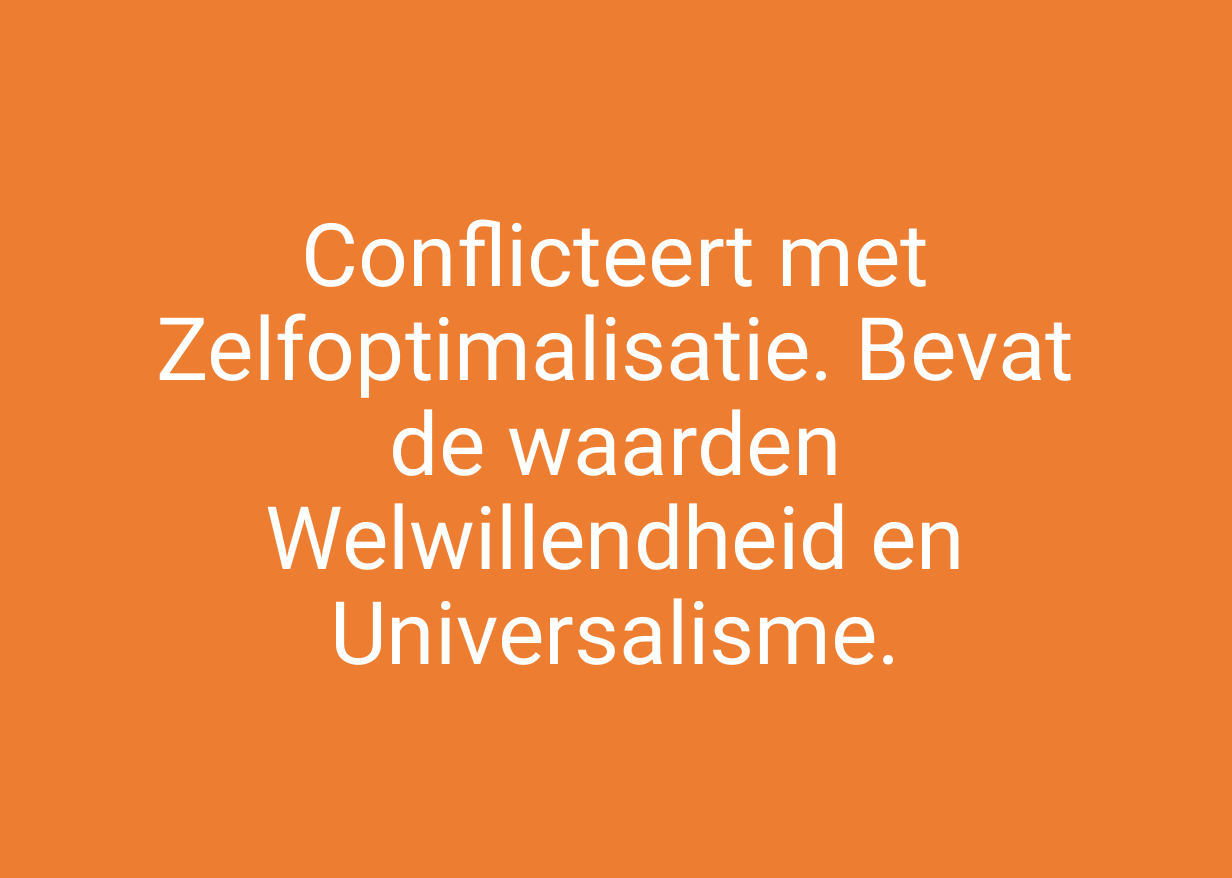
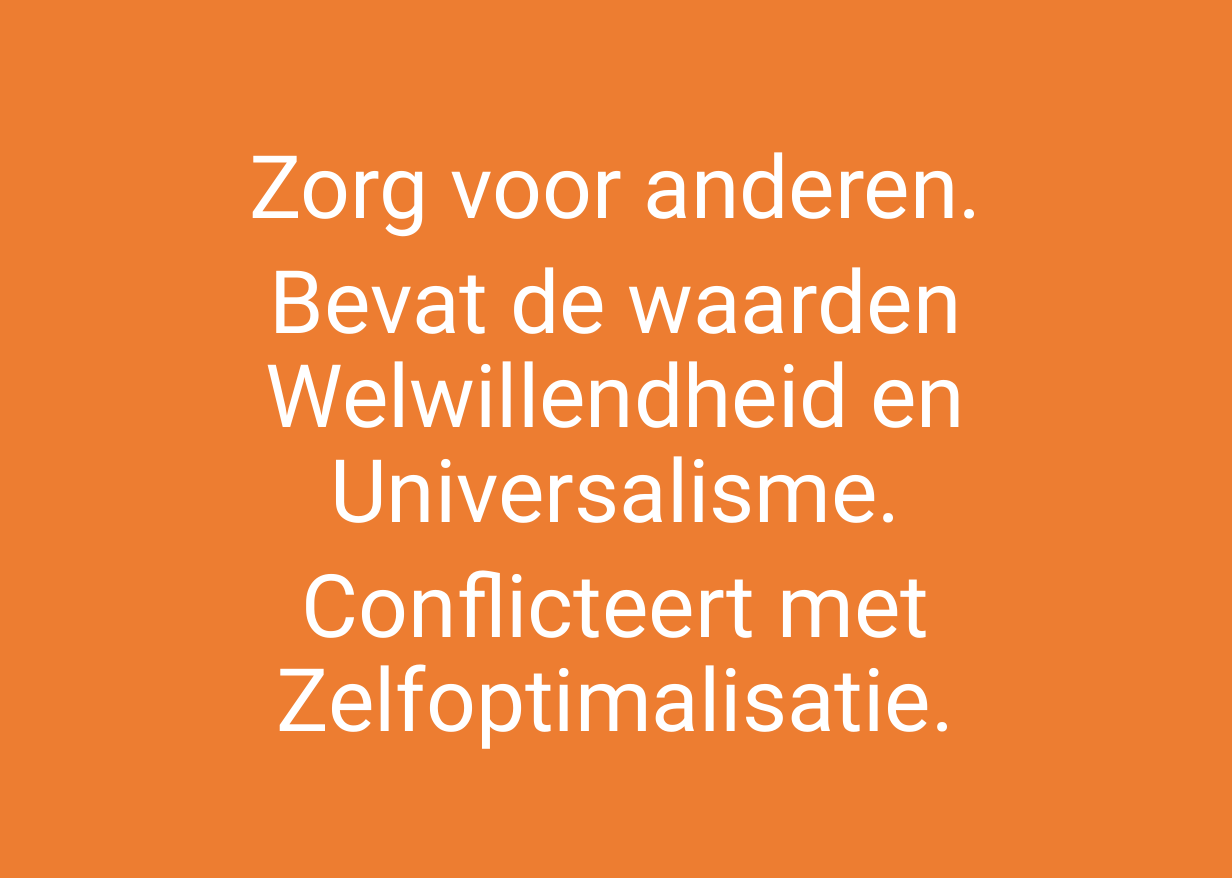
Before and after one commit to ScrumFacilitators/Schwartz-Universal-Values, a slide deck: slide 16 of Schwartz Basis Menselijke Waarden.pptx. Drawn at 1232x878 pixels with LibreOffice and Linux fonts; fonts in the diff are those of the drawing; background and template pictures are left out. Boxes give left, top, right and bottom in pixels: in the first picture for what was removed or moved away, otherwise in the second. Text is boxed around its words. In the diff, an @@ line names an element or a change of style, - is before the commit and + after.

```diff
--- a/Schwartz Basis Menselijke Waarden.pptx
+++ b/Schwartz Basis Menselijke Waarden.pptx
@@ text at (x1=249, y1=152, x2=981, y2=749): text changed @@
-Conflicteert met Zelfoptimalisatie. Bevat de waarden Welwillendheid en Universalisme.
+Zorg voor anderen.
+Bevat de waarden Welwillendheid en Universalisme.
+Conflicteert met Zelfoptimalisatie.
```
Also in this commit, not shown: 6 other slides changed.
